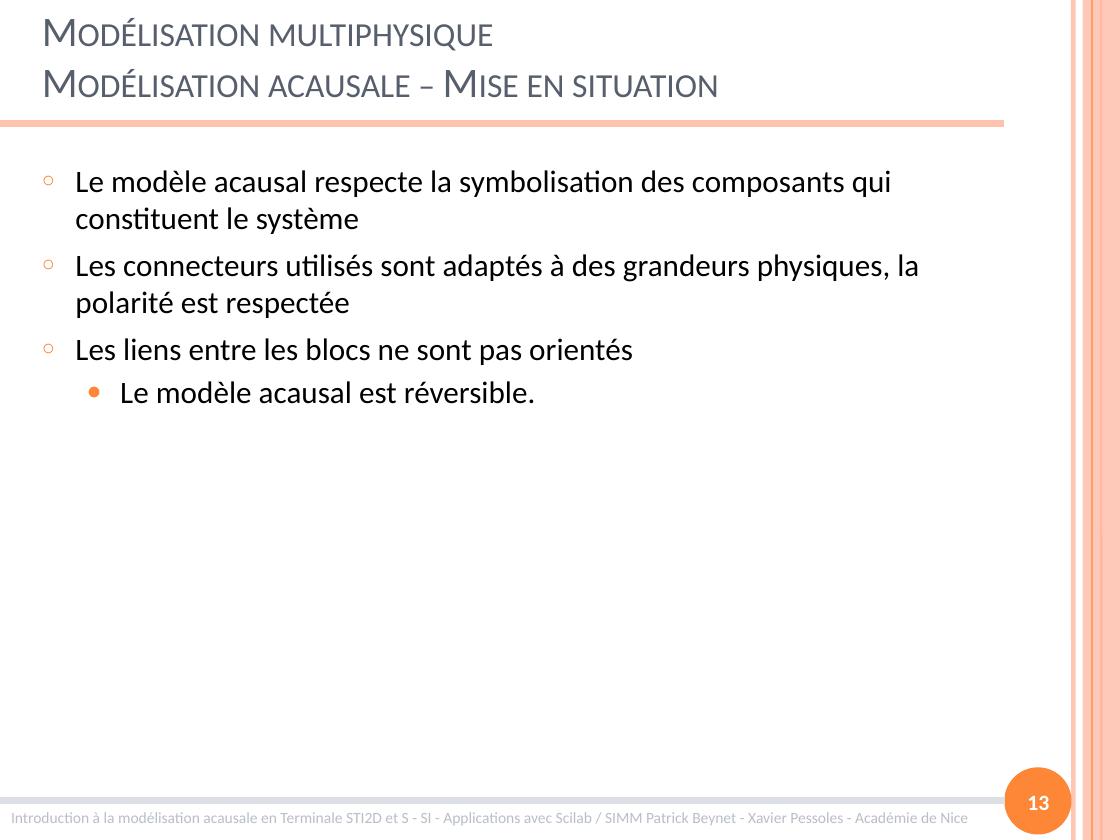
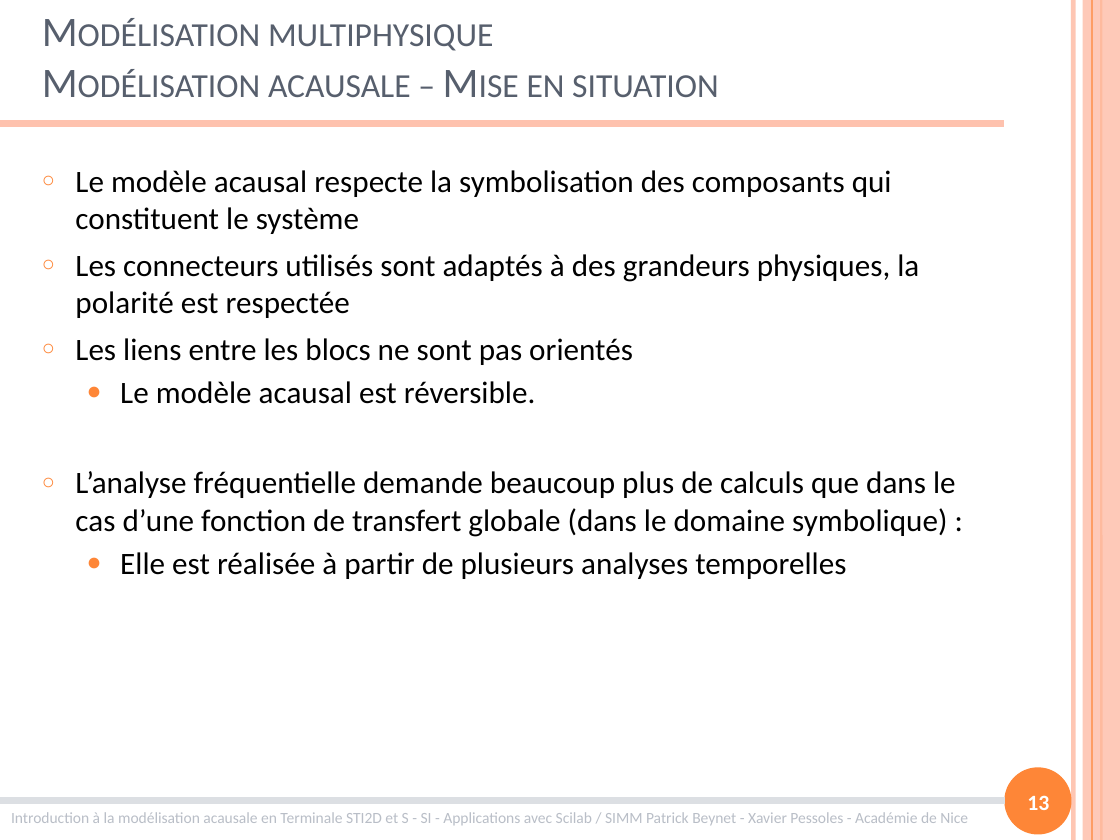
Before and after one commit to xpessoles/Formations, a slide deck: slide 13 of ModelisationMultiphysique/ModelisationMultiphysique.pptx. Drawn at 1120x840 pixels with LibreOffice and Linux fonts; fonts in the diff are those of the drawing. Boxes give left, top, right and bottom in pixels: in the first picture for what was removed or moved away, otherwise in the second. Text is boxed around its words. In the diff, an @@ line names an element or a change of style, - is before the commit and + after.

```diff
--- a/ModelisationMultiphysique/ModelisationMultiphysique.pptx
+++ b/ModelisationMultiphysique/ModelisationMultiphysique.pptx
@@ text at [75,471,956,579]: paragraphs added @@
+○ L’analyse fréquentielle demande beaucoup plus de calculs que dans le cas d’une fonction de transfert globale (dans le domaine symbolique) :
+  ● Elle est réalisée à partir de plusieurs analyses temporelles
```
Also in this commit, not shown: 4 other slides changed, 1 slide added, 7 other files.
